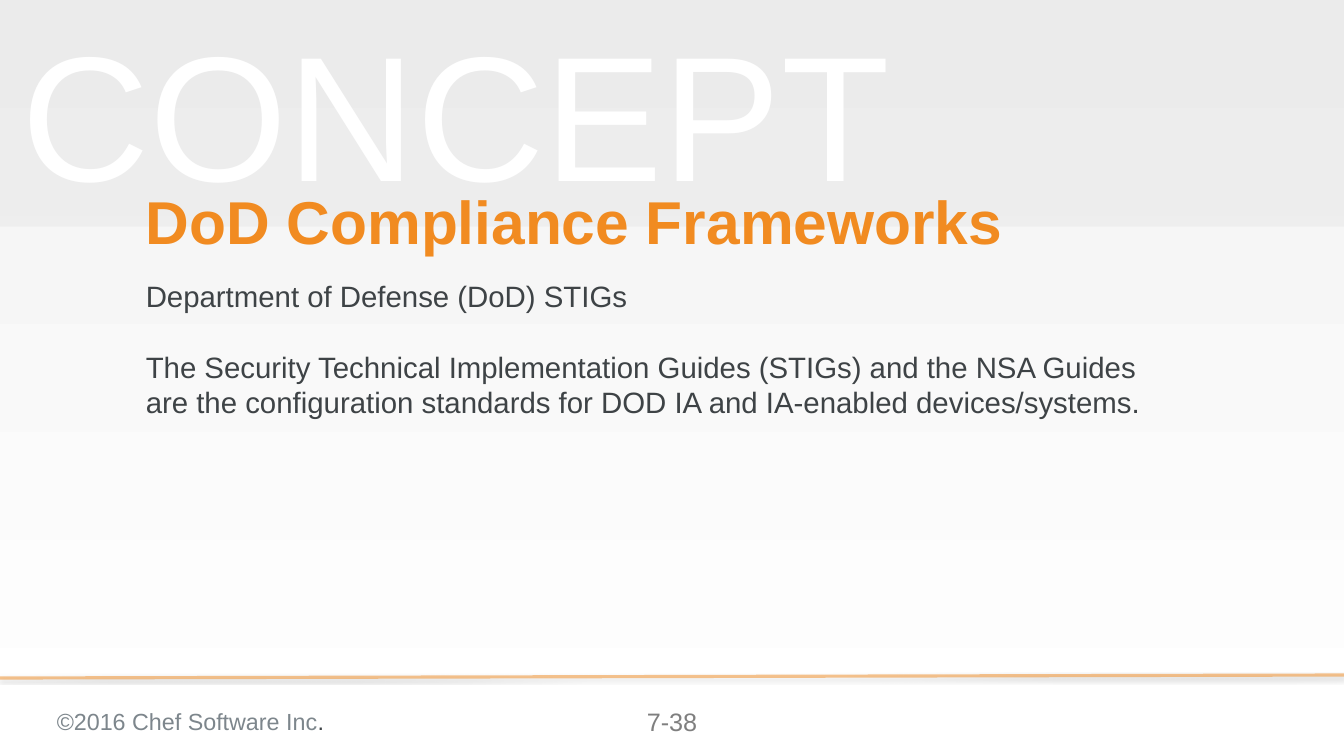
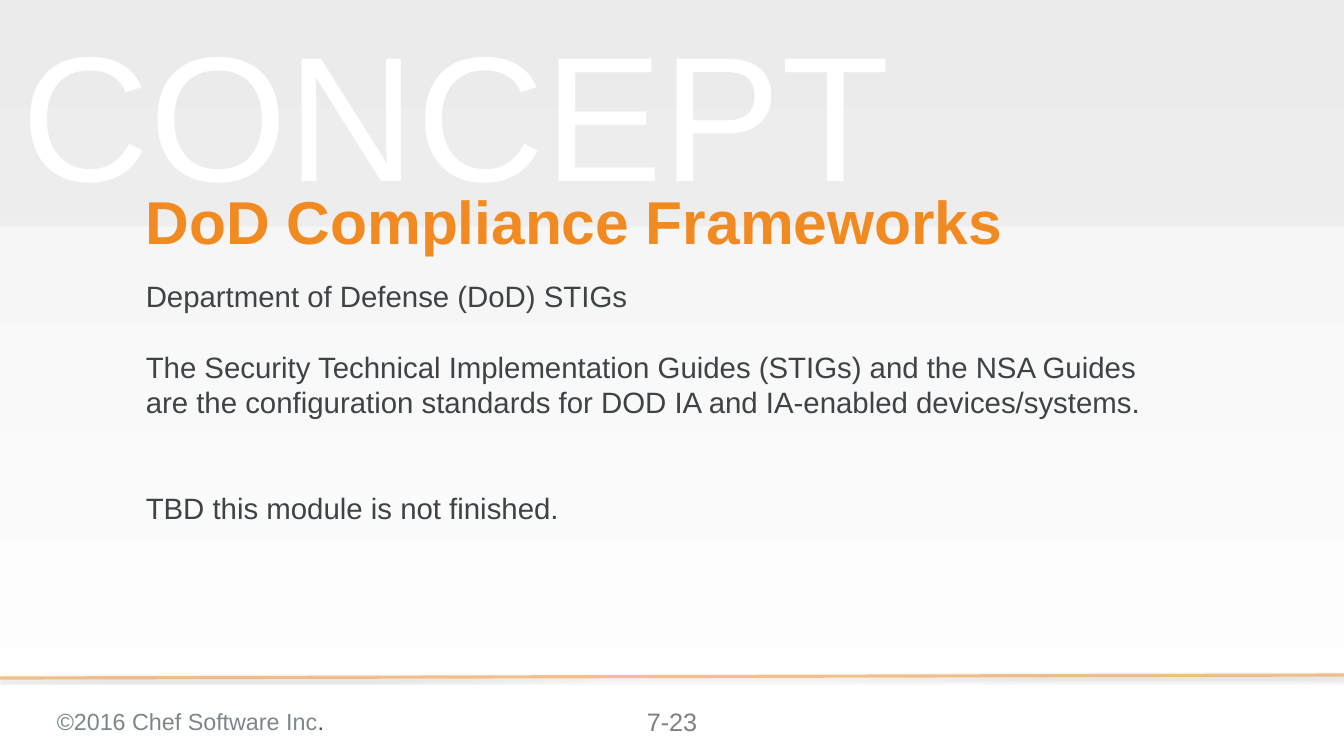
Before and after one commit to bchamby/chef-compliance-installation-configuration-operation, a slide deck: slide 23 of 07-compliance-frameworks-inspec.pptx (slide 38 before the commit). Drawn at 1344x756 pixels with LibreOffice and Linux fonts; fonts in the diff are those of the drawing; background and template pictures are left out. Boxes give left, top, right and bottom in pixels: in the first picture for what was removed or moved away, otherwise in the second. Text is boxed around its words. In the diff, an @@ line names an element or a change of style, - is before the commit and + after.

```diff
--- a/07-compliance-frameworks-inspec.pptx
+++ b/07-compliance-frameworks-inspec.pptx
@@ subtitle at (x1=146, y1=497, x2=558, y2=520): paragraph added @@
+TBD this module is not finished.
@@ page number at (x1=647, y1=713, x2=697, y2=731): text changed @@
-7-38
+7-23
```
Also in this commit, not shown: 15 slides removed, 3 other files.
